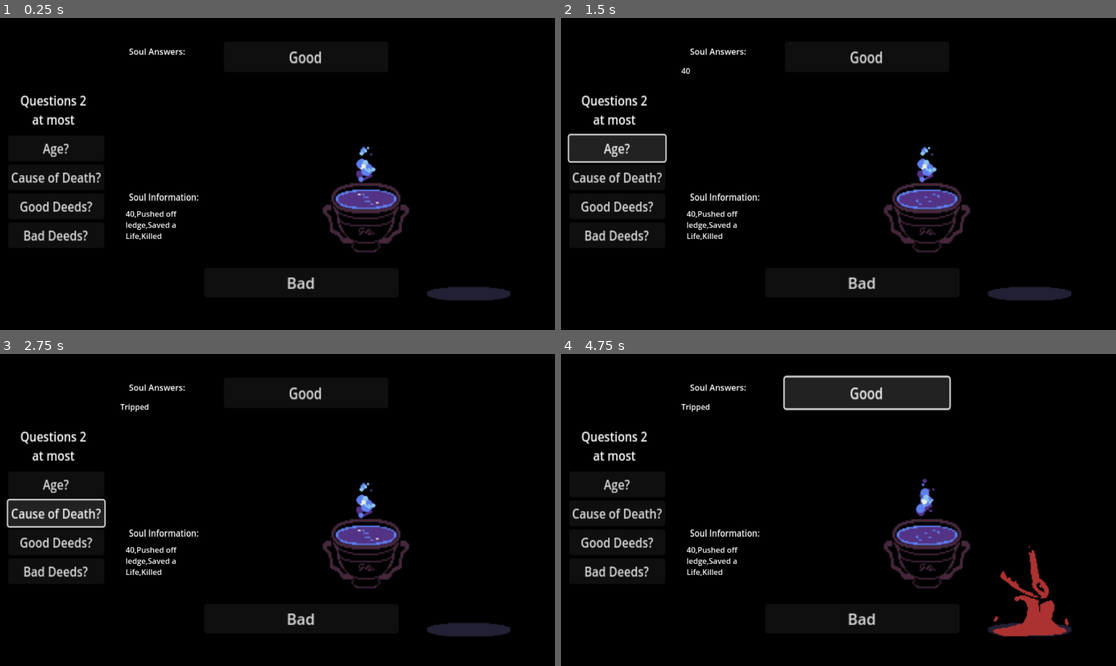
Above: before the commit, frames 1-4 (two rows, left to right).
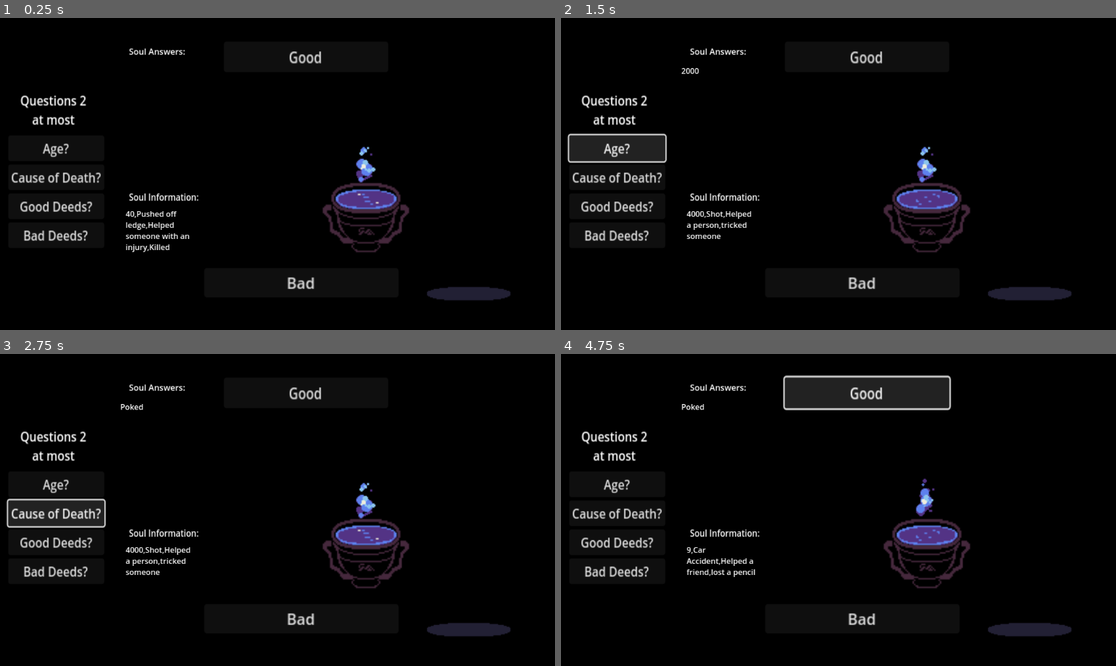
Above: after the commit, the same moments.

Repository: OwlGifter/Weightless
Game: Godot game, scene res://Scenes/game_scene.tscn
Same seed, same stepped clock (60 frames per second), same inputs: the game is played once before the commit and once after it. This scene is started directly instead of the project's main scene.
Inputs:
- Up to frame 1 (0.25 s): no input
- Up to frame 2 (1.5 s): click "Bad" at 0.5 s; click "Age?" at 1.25 s
- Up to frame 3 (2.75 s): click "Cause of Death?" at 2 s
- Up to frame 4 (4.75 s): click "Good Deeds?" at 2.75 s; click "Bad Deeds?" at 3.5 s; click "Good" at 4.25 s

The runs differ from the first frame. In frame 1, 0.3% of the frame differs, in the area x 22-35%, y 65-76%; in frame 2, 0.4%; in frame 3, 0.4%; in frame 4, 1.8%, in the area x 21-92%, y 16-91%.

Commit message:
GAME RUNS
animations missing in game scene

Diff:
--- a/weightless/Scenes/end_bad_scene.tscn
+++ b/weightless/Scenes/end_bad_scene.tscn
@@ -67,7 +67,7 @@
 offset_bottom = 397.0
 text = "QUIT"
 
-[node name="AudioStreamPlayer2D" type="AudioStreamPlayer2D" parent="."]
+[node name="music" type="AudioStreamPlayer2D" parent="."]
 stream = ExtResource("8_wcl2q")
 max_distance = 8000.0
 
--- a/weightless/Scenes/game_scene.tscn
+++ b/weightless/Scenes/game_scene.tscn
@@ -260,4 +260,4 @@
 [connection signal="pressed" from="VBoxContainer/Cause of Death" to="." method="_on_cause_of_death_pressed"]
 [connection signal="pressed" from="VBoxContainer/Good Deeds" to="." method="_on_good_deeds_pressed"]
 [connection signal="pressed" from="VBoxContainer/Bad Deeds" to="." method="_on_bad_deeds_pressed"]
-[connection signal="pressed" from="Good" to="." method="_on_button_pressed"]
+[connection signal="pressed" from="Good" to="." method="_on_good_pressed"]
--- a/weightless/Scripts/game_scene.gd
+++ b/weightless/Scripts/game_scene.gd
@@ -10,34 +10,43 @@
 #questions available
 var questionsAvailable = 2
 
+#wrong count
+var guessedWrong = 0
+#right count
+var guessedRight = 0
+
 #all Soul answers
 var answersAge = [
 	"40",
 	"2000",
 	"10",
 	"70",
-	"45000"
+	"45000",
+	""
 ]
 var answersCauseOfDeath = [
 	"Tripped",
 	"Poked",
 	"Car",
 	"Oxygen",
-	"Contract"
+	"Contract",
+	""
 ]
 var answersGoodDeed = [
 	"Saved a Life",
 	"Helped a person",
 	"Helped my friend",
 	"Protected my Country",
-	"Followed an order"
+	"Followed an order",
+	""
 ]
 var answersBadDeed = [
 	"laid someone to rest",
 	"tricked someone",
 	"lost a pencil",
 	"killed a person",
-	"forgot something important"
+	"forgot something important",
+	""
 ]
 
 #all Book answers
@@ -46,47 +55,65 @@
 	"4000",
 	"9",
 	"85",
-	"100,000"
+	"100,000",
+	""
 ]
 var BookanswersCauseOfDeath = [
 	"Pushed off ledge",
 	"Shot",
 	"Car Accident",
 	"Old Age",
-	"Burned"
+	"Burned",
+	""
 ]
 var BookanswersGoodDeed = [
-	"Saved a Life",
+	"Helped someone with an injury",
 	"Helped a person",
 	"Helped a friend",
 	"Brave",
-	"None"
+	"None",
+	""
 ]
 var BookanswersBadDeed = [
 	"Killed",
 	"tricked someone",
 	"lost a pencil",
 	"Torture",
-	"Left someone to Die"
+	"Left someone to Die",
+	""
 ]
 
 var CurrentSoul = 0
 
 
-func _process(delta: float):
+func _process(_delta: float):
 	aniChalice.play("Surface_Soul")
 	aniSoul.play("Soul")
 	pass
 	if($music.playing == false):
 		$music.play()
-	BookAnswers.text = BookanswersAge[CurrentSoul]+','+BookanswersCauseOfDeath[CurrentSoul]+','+BookanswersGoodDeed[CurrentSoul]+','+BookanswersBadDeed[CurrentSoul]
+	if not NoSoulRemaining():
+		BookAnswers.text = BookanswersAge[CurrentSoul]+','+BookanswersCauseOfDeath[CurrentSoul]+','+BookanswersGoodDeed[CurrentSoul]+','+BookanswersBadDeed[CurrentSoul]
 
-func _on_animation_player_animation_finished(anim_name: StringName) -> void:
-	pass # Replace with function body.
 
 
 func _on_button_pressed() -> void:
+	questionsAvailable = 2
 	animation.play("Bite Ammit")
+	if(CurrentSoul == 0):
+		guessedRight +=1
+	elif(CurrentSoul == 1):
+		guessedRight +=1
+	elif(CurrentSoul == 4):
+		guessedRight +=1
+	else:
+		guessedWrong +=1
+	CurrentSoul +=1
+	if(NoSoulRemaining()):
+		if(guessedRight > 2):
+			get_tree().change_scene_to_file("res://Scenes/end_good_scene.tscn")
+		if(guessedWrong > 2):
+			get_tree().change_scene_to_file("res://Scenes/end_bad_scene.tscn")
 	pass # Replace with function body.
 
 
@@ -126,3 +153,33 @@
 	if(questionsAvailable < 1):
 		return true
 	return false
+
+
+#Good Button Pressed
+func _on_good_pressed() -> void:
+	questionsAvailable = 2
+	if(CurrentSoul == 2):
+		guessedRight +=1
+	elif(CurrentSoul == 3):
+		guessedRight +=1
+	else:
+		guessedWrong +=1
+	CurrentSoul +=1
+	if(NoSoulRemaining()):
+		if(guessedRight > 2):
+			get_tree().change_scene_to_file("res://Scenes/end_good_scene.tscn")
+		if(guessedWrong > 2):
+			get_tree().change_scene_to_file("res://Scenes/end_bad_scene.tscn")
+	pass # Replace with function body.
+
+func NoSoulRemaining() -> bool:
+	if(CurrentSoul == 5):
+		return true
+	return false
+
+func checkNextSceneCond() -> void:
+	if(guessedRight > 2):
+		get_tree().change_scene_to_file("res://Scenes/end_good_scene.tscn")
+	if(guessedWrong > 2):
+		get_tree().change_scene_to_file("res://Scenes/end_bad_scene.tscn")
+	pass
